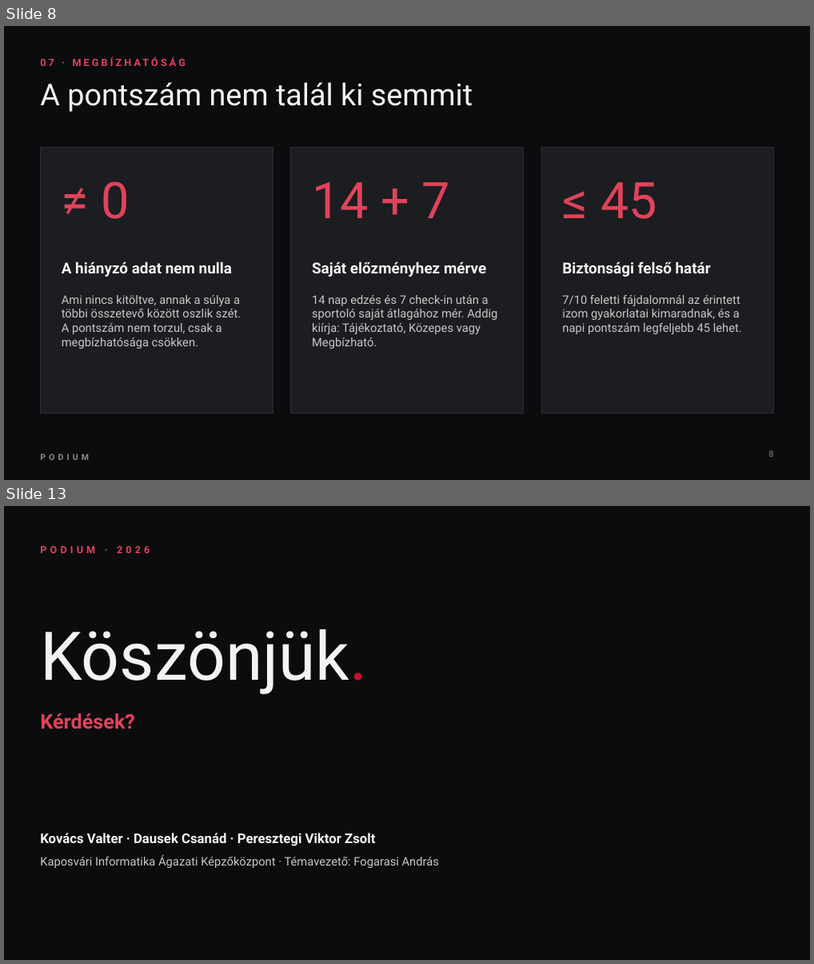
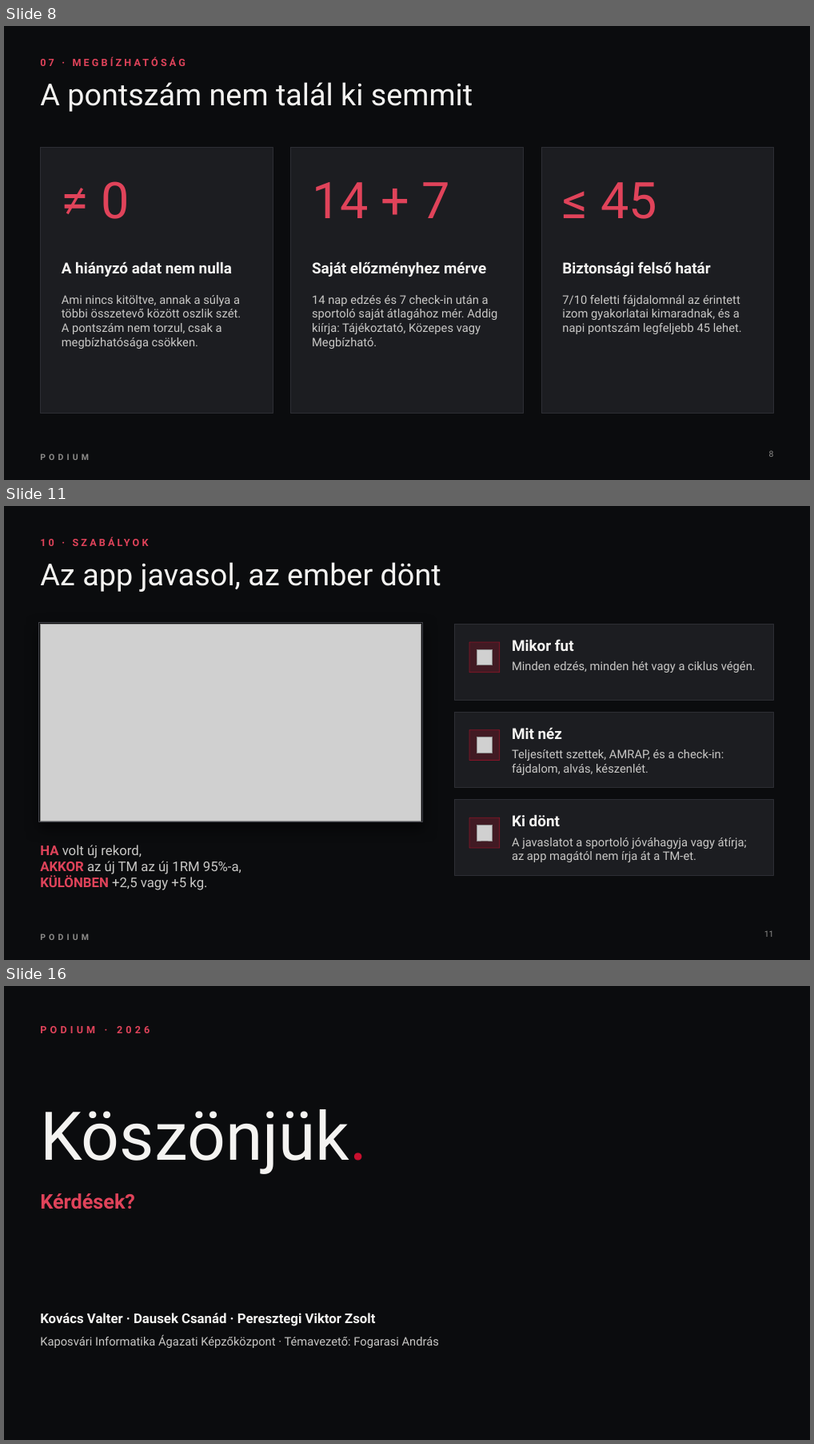
Before and after one commit to almateszem/repo, a slide deck: Prezentacio/Podium-bemutato.pptx. Shown one above the other, each under a label of ours: slides 8 and 13 before the commit, slides 8, 11 and 16 after it; the slides between them are not shown. The pictures are 814x964 and 814x1444 pixels, drawn with LibreOffice and Linux fonts; fonts in the diff are those of the drawing; grey boxes stand for pictures; background and template pictures are left out. Boxes give left, top, right and bottom in pixels: in the first picture for what was removed or moved away, otherwise in the second. Text is boxed around its words. In the diff, an @@ line names an element or a change of style, - is before the commit and + after.

```diff
--- a/Prezentacio/Podium-bemutato.pptx
+++ b/Prezentacio/Podium-bemutato.pptx
@@ slide 11 added at <box>4,506,810,960</box>, background picture (left out); not listed: 1 template element that a slide beside it also shows @@
@@ text added at <box>40,536,585,554</box>, 12 pt, text #E0435A, bold @@
+10 · SZABÁLYOK
@@ title added at <box>40,562,442,592</box>, 36 pt, text #F4F3F1 @@
+Az app javasol, az ember dönt
@@ rectangle added at <box>39,623,422,822</box>, fill #050506, outline #44454C 1 pt @@
@@ picture added at <box>40,624,422,820</box> @@
@@ rectangle added at <box>454,624,774,700</box>, fill #1C1D21, outline #2D2E34 0.75 pt @@
@@ rectangle added at <box>470,642,500,672</box>, fill #C8102E at 22% opacity, outline #C8102E 0.75 pt @@
@@ picture added at <box>477,649,493,665</box> @@
@@ text added at <box>512,639,574,651</box>, 18 pt, text #F4F3F1, bold @@
+Mikor fut
@@ text added at <box>512,661,756,672</box>, 14 pt, text #C9C8C6 @@
+Minden edzés, minden hét vagy a ciklus végén.
@@ rectangle added at <box>454,712,774,788</box>, fill #1C1D21, outline #2D2E34 0.75 pt @@
@@ rectangle added at <box>470,730,500,760</box>, fill #C8102E at 22% opacity, outline #C8102E 0.75 pt @@
@@ picture added at <box>477,737,493,753</box> @@
@@ text added at <box>512,728,562,739</box>, 18 pt, text #F4F3F1, bold @@
+Mit néz
@@ text added at <box>512,749,724,775</box>, 14 pt, text #C9C8C6 @@
+Teljesített szettek, AMRAP, és a check-in: fájdalom, alvás, készenlét.
@@ rectangle added at <box>454,800,774,875</box>, fill #1C1D21, outline #2D2E34 0.75 pt @@
@@ rectangle added at <box>470,817,500,848</box>, fill #C8102E at 22% opacity, outline #C8102E 0.75 pt @@
@@ text added at <box>512,815,560,826</box>, 18 pt, text #F4F3F1, bold @@
+Ki dönt
@@ picture added at <box>477,825,493,840</box> @@
@@ text added at <box>512,837,747,862</box>, 14 pt, text #C9C8C6 @@
+A javaslatot a sportoló jóváhagyja vagy átírja; az app magától nem írja át a TM-et.
@@ text added at <box>40,844,242,890</box>, 16 pt, text #C9C8C6 @@
+HA volt új rekord,
+AKKOR az új TM az új 1RM 95%-a,
+KÜLÖNBEN +2,5 vagy +5 kg.
@@ page number added at <box>765,931,774,936</box>, 10 pt, text #8D8C8A @@
+11
@@ what was slide 13 is now slide 16 @@
```
Also in this commit, not shown: 6 slides changed, 2 other slides added, 2 other files.
